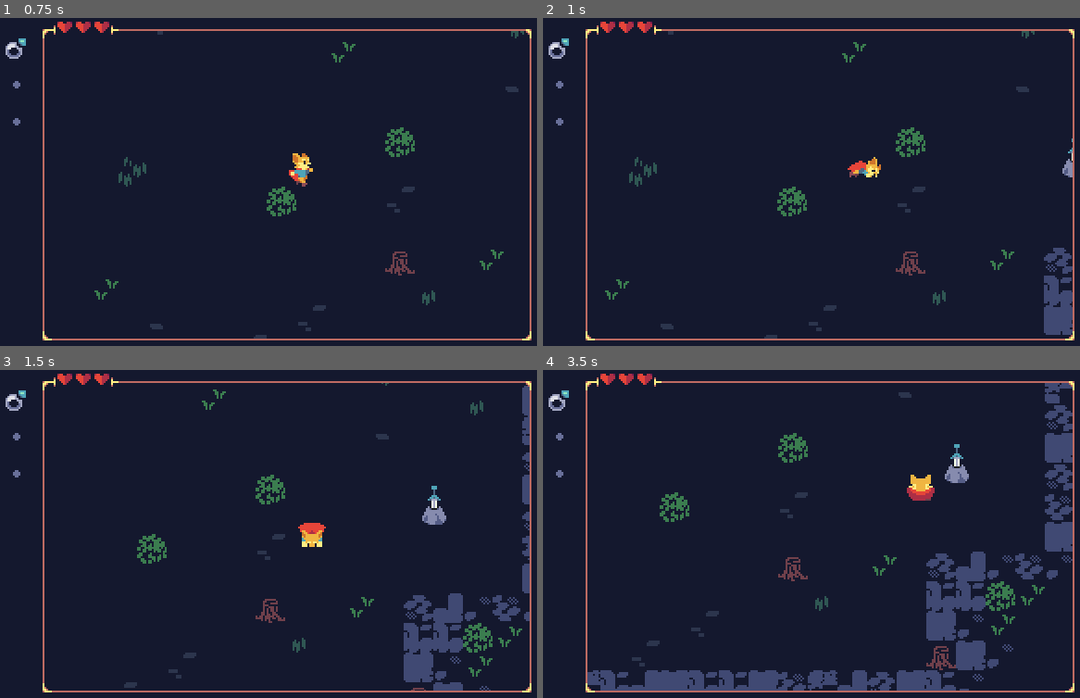
Above: before the commit, frames 1-4 (two rows, left to right).
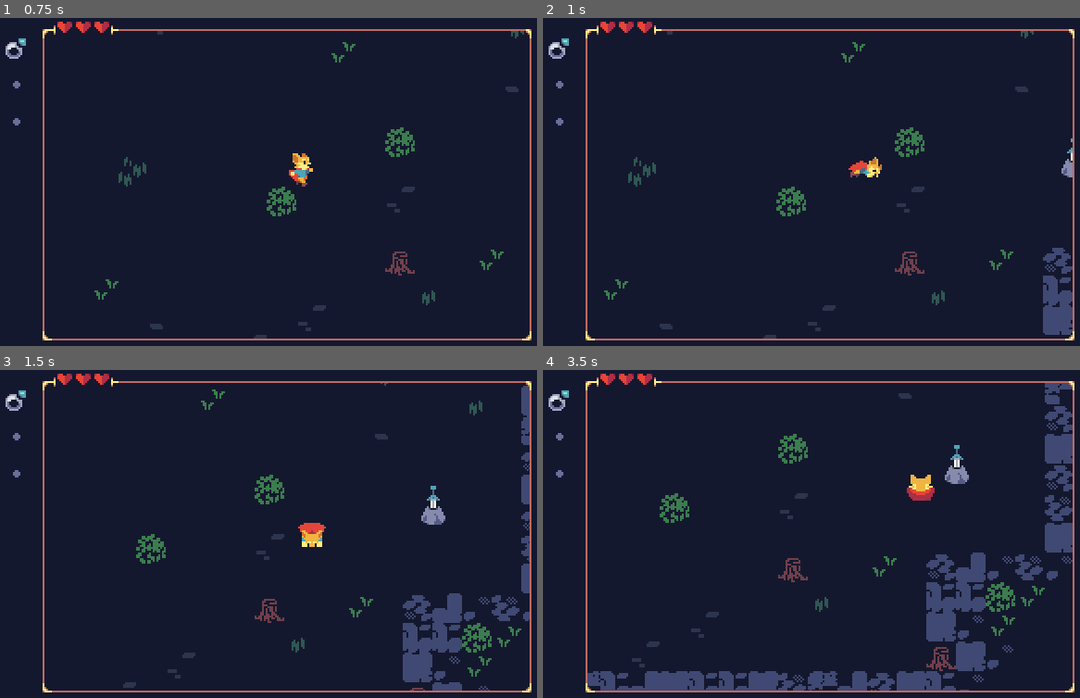
Above: after the commit, the same moments.

Repository: uheartbeast/retro-action-rpg
Game: Godot game, scene res://world.tscn
Same seed, same stepped clock (60 frames per second), same inputs: the game is played once before the commit and once after it.
Inputs (mouse positions are in pixels of both pictures, inside the frame that each line leads up to):
- Up to frame 1 (0.75 s): move the mouse to (418, 168) at 0.52 s; hold Right (move_right) from 0.53 s (still down); hold Z (misc) from 0.53 s (still down); click (418, 168) at 0.67 s
- Up to frame 2 (1 s): keep holding Right (move_right); keep holding Z (misc); tap X (roll) at 0.8 s
- Up to frame 3 (1.5 s): move the mouse to (166, 553) at 1.27 s; release Right (move_right) at 1.28 s; release Z (misc) at 1.28 s; hold Down (move_down) from 1.28 s (still down); tap X (roll) at 1.35 s
- Up to frame 4 (3.5 s): tap C (weapon) at 1.55 s; move the mouse to (886, 461) at 2.02 s; release Down (move_down) at 2.03 s; hold Right (move_right) 2.03-2.78 s; hold C (weapon) 2.03-2.78 s; tap Z (misc) at 2.3 s; move the mouse to (800, 602) at 2.77 s; hold Up (move_up) from 2.78 s (still down); click (800, 602) at 2.85 s; tap X (roll) at 3.05 s

Frame 1 is identical in both runs. In frame 2, 0.8% of the frame differs, in the area x 11-99%, y 3-98%; in frame 3, 1.2%; in frame 4, 1.8%, in the area x 8-99%, y 3-98%.

Commit message:
125 - Implementing the Dialog Box

Diff:
--- a/character_systems/state.gd
+++ b/character_systems/state.gd
@@ -15,5 +15,8 @@
 func physics_process(delta: float) -> void:
 	pass
 
+func unhandled_input(event: InputEvent) -> void:
+	pass
+
 func exit() -> void:
 	pass
--- a/hero/hero.gd
+++ b/hero/hero.gd
@@ -82,6 +82,9 @@
 func _physics_process(delta: float) -> void:
 	fsm.state.physics_process(delta)
 
+func _unhandled_input(event: InputEvent) -> void:
+	fsm.state.unhandled_input(event)
+
 func set_action_from_item(item: Item, action_index: int) -> void:
 	var item_index = inventory.get_item_index(item)
 	Events.request_new_action.emit(action_index, item_index)
--- a/hero_states/hero_move_state.gd
+++ b/hero_states/hero_move_state.gd
@@ -1,5 +1,7 @@
 class_name HeroMoveState
 extends State
+
+var input_vector: = Vector2.ZERO
 
 signal request_roll()
 signal request_weapon()
@@ -8,7 +10,7 @@
 func physics_process(delta: float) -> void:
 	var hero: = actor as Hero
 
-	var input_vector = Input.get_vector("move_left", "move_right", "move_up", "move_down")
+	input_vector = Input.get_vector("move_left", "move_right", "move_up", "move_down")
 	hero.facing_direction = input_vector
 	hero.direction = input_vector
 
@@ -23,14 +25,17 @@
 		CharacterMover.decelerate(hero, hero.movement_stats, delta)
 	CharacterMover.move(hero)
 
-	if Input.is_action_just_pressed("roll") or Input.is_action_just_pressed("weapon"):
+
+func unhandled_input(event: InputEvent) -> void:
+	var hero: = actor as Hero
+	if event.is_action_pressed("roll") or event.is_action_pressed("weapon"):
 		if hero.interaction_detector.can_interact() and input_vector == Vector2.ZERO:
 			hero.interaction_detector.trigger_interaction()
 			return
 
-	if Input.is_action_just_pressed("roll"):
+	if event.is_action_pressed("roll"):
 		request_roll.emit()
-	if Input.is_action_just_pressed("weapon"):
+	if event.is_action_pressed("weapon"):
 		request_weapon.emit()
-	if Input.is_action_just_pressed("misc"):
+	if event.is_action_pressed("misc"):
 		request_misc.emit()
--- a/ui/description_ui.tscn
+++ b/ui/description_ui.tscn
@@ -1,15 +1,9 @@
-[gd_scene load_steps=6 format=3 uid="uid://cwyd203q4colq"]
+[gd_scene load_steps=5 format=3 uid="uid://cwyd203q4colq"]
 
-[ext_resource type="Texture2D" uid="uid://cgmrfib8eooak" path="res://ui/description_frame.png" id="1_tc7fj"]
+[ext_resource type="StyleBox" uid="uid://cn123311u2wlv" path="res://ui/textbox_style_box.tres" id="1_thnpp"]
 [ext_resource type="LabelSettings" uid="uid://bppl6q5h86o56" path="res://fonts/title_label_settings.tres" id="2_8x2k3"]
 [ext_resource type="Script" path="res://ui/description_ui.gd" id="2_j5fki"]
 [ext_resource type="FontFile" uid="uid://biqrvfk8u1clx" path="res://fonts/bitmap_middle_font.ttf" id="3_aox41"]
-
-[sub_resource type="StyleBoxTexture" id="StyleBoxTexture_kgcpd"]
-texture = ExtResource("1_tc7fj")
-texture_margin_left = 5.0
-texture_margin_top = 6.0
-texture_margin_right = 5.0
 
 [node name="DescriptionUI" type="PanelContainer"]
 anchors_preset = 15
@@ -18,7 +12,7 @@
 grow_horizontal = 2
 grow_vertical = 2
 size_flags_vertical = 10
-theme_override_styles/panel = SubResource("StyleBoxTexture_kgcpd")
+theme_override_styles/panel = ExtResource("1_thnpp")
 script = ExtResource("2_j5fki")
 
 [node name="VBoxContainer" type="VBoxContainer" parent="."]
--- a/ui/dialogbox.tscn
+++ b/ui/dialogbox.tscn
@@ -17,7 +17,6 @@
 
 [node name="MarginContainer" type="MarginContainer" parent="."]
 layout_mode = 2
-size_flags_vertical = 8
 theme_override_constants/margin_left = 4
 theme_override_constants/margin_top = 0
 theme_override_constants/margin_right = 4
--- a/ui/ui.tscn
+++ b/ui/ui.tscn
@@ -42,6 +42,7 @@
 layout_mode = 2
 
 [node name="DescriptionUI" parent="Pause/VBoxContainer" instance=ExtResource("3_2tunm")]
+visible = false
 z_index = 1
 layout_mode = 2
 
@@ -64,8 +65,20 @@
 offset_right = 28.0
 offset_bottom = 64.0
 
-[node name="Dialogbox" parent="." instance=ExtResource("7_m16gv")]
+[node name="VBoxContainer" type="VBoxContainer" parent="."]
+anchors_preset = 15
+anchor_right = 1.0
+anchor_bottom = 1.0
+offset_left = 28.0
+offset_right = -28.0
+grow_horizontal = 2
+grow_vertical = 2
+theme_override_constants/separation = 0
+
+[node name="Control" type="Control" parent="VBoxContainer"]
+layout_mode = 2
+size_flags_vertical = 3
+
+[node name="Dialogbox" parent="VBoxContainer" instance=ExtResource("7_m16gv")]
 visible = false
-offset_left = 28.0
-offset_top = -36.0
-offset_right = -28.0
+layout_mode = 2
--- a/world/sword_in_the_stone.gd
+++ b/world/sword_in_the_stone.gd
@@ -18,6 +18,7 @@
 	if sword_index == -1: return
 	stasher.stash_property("collected", true)
 	set_collected()
+	Events.request_show_dialog.emit("You found a " + sword.name + ".")
 
 func set_collected() -> void:
 	sprite_2d.frame = 0
